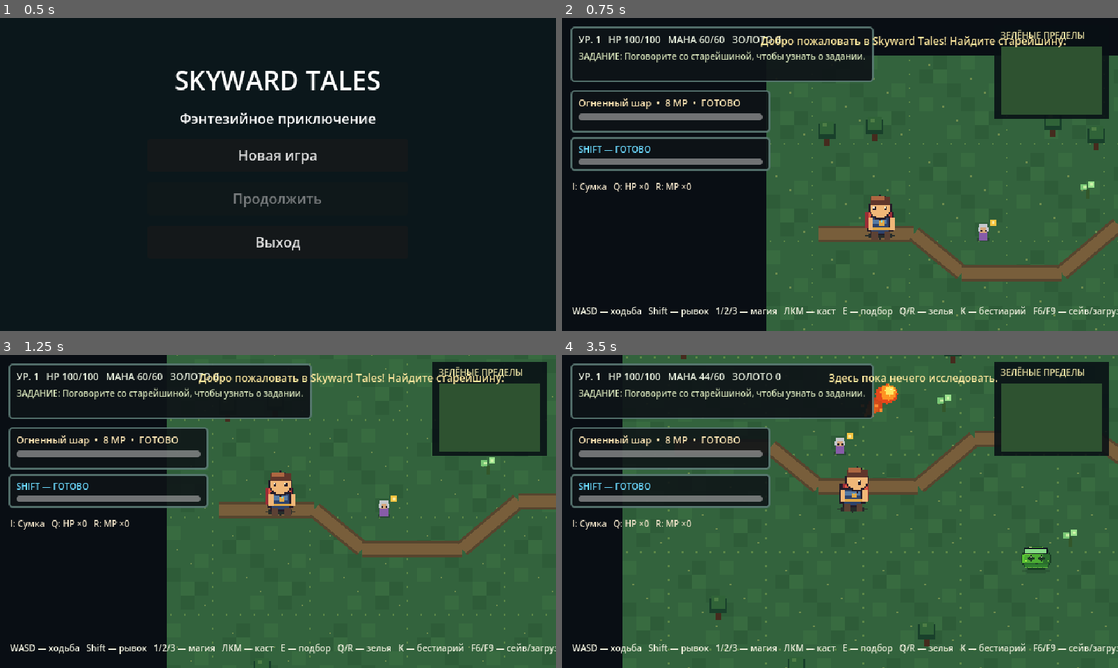
Above: before the commit, frames 1-4 (two rows, left to right).
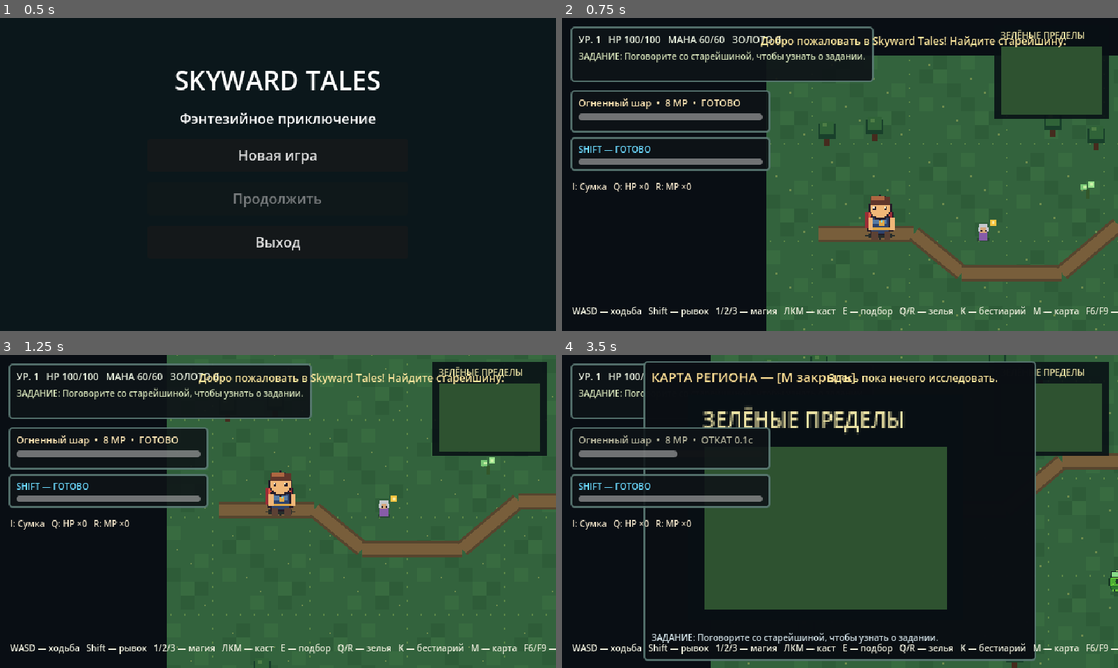
Above: after the commit, the same moments.

Repository: DoctorStrangeSH/Skyward-Tales
Game: Godot game, scene res://scenes/title_menu.tscn
The game is run twice, just before and just after one commit, with the same random seed, the same clock (stepped at 60 frames per second) and the same inputs.
Inputs (mouse positions are in pixels of both pictures, inside the frame that each line leads up to):
- Up to frame 1 (0.5 s): no input
- Up to frame 2 (0.75 s): click "Новая игра" at 0.5 s
- Up to frame 3 (1.25 s): no input
- Up to frame 4 (3.5 s): tap Enter at 1.25 s; move the mouse to (962, 495) at 1.27 s; hold D (move_right) 1.28-2.03 s; tap M at 1.35, 2.3, 3.05 s; click (962, 495) at 1.42 s; move the mouse to (728, 527) at 2.02 s; hold S (move_down) 2.03-2.78 s; click (728, 527) at 2.1 s; move the mouse to (895, 442) at 2.77 s; hold D (move_right) from 2.78 s (still down); hold E (interact) from 2.78 s (still down); click (895, 442) at 2.92 s

Frame 1 is identical in both runs. In frame 2, 0.2% of the frame differs, in the area x 85-100%, y 92-96%; in frame 3, 0.2%; in frame 4, 45%, in the area x 3-100%, y 0-100%.
Error in both runs: Trying to assign an array of type "Array" to a variable of type "Array[Vector2]". (res://scripts/world_minimap.gd:32)

Commit message:
feat: add full region map with quest information and pause controls

Diff:
--- a/scripts/hud.gd
+++ b/scripts/hud.gd
@@ -37,6 +37,10 @@
 var bestiary_list: VBoxContainer
 var bestiary_visible: bool = false
 var minimap: WorldMinimap
+var world_map_panel: PanelContainer
+var world_map: WorldMinimap
+var world_map_quest: Label
+var world_map_visible: bool = false
 var message_time: float = 0.0
 var dialogue_visible: bool = false
 
@@ -64,6 +68,28 @@
 	minimap = preload("res://scripts/world_minimap.gd").new() as WorldMinimap
 	minimap.position = Vector2(498, 8)
 	root.add_child(minimap)
+
+	world_map_panel = PanelContainer.new()
+	world_map_panel.position = Vector2(94, 7)
+	world_map_panel.custom_minimum_size = Vector2(452, 345)
+	world_map_panel.mouse_filter = Control.MOUSE_FILTER_STOP
+	world_map_panel.add_theme_stylebox_override("panel", _panel_style(Color(0.04, 0.055, 0.075, 0.99)))
+	root.add_child(world_map_panel)
+	var map_box := VBoxContainer.new()
+	map_box.add_theme_constant_override("separation", 7)
+	world_map_panel.add_child(map_box)
+	map_box.add_child(_make_label("КАРТА РЕГИОНА — [M закрыть]", 15, Color(0.99, 0.87, 0.58)))
+	var map_canvas := Control.new()
+	map_canvas.custom_minimum_size = Vector2(428, 268)
+	map_box.add_child(map_canvas)
+	world_map = preload("res://scripts/world_minimap.gd").new() as WorldMinimap
+	world_map.position = Vector2(42, 3)
+	world_map.scale = Vector2(2.4, 2.4)
+	map_canvas.add_child(world_map)
+	world_map_quest = _make_label("Задание: исследуйте мир.", 10, Color(0.83, 0.89, 0.91))
+	world_map_quest.autowrap_mode = TextServer.AUTOWRAP_WORD_SMART
+	map_box.add_child(world_map_quest)
+	world_map_panel.visible = false
 
 	# Compact battle information, without introducing mouse-blocking controls.
 	var spell_panel := PanelContainer.new()
@@ -239,6 +265,11 @@
 			message_label.text = ""
 
 func _unhandled_input(event: InputEvent) -> void:
+	if world_map_visible:
+		if event is InputEventKey and event.pressed and not event.echo and event.keycode == KEY_M:
+			close_world_map()
+			get_viewport().set_input_as_handled()
+		return
 	if defeat_visible or talent_visible or bestiary_visible:
 		return
 	if event.is_action_pressed("pause"):
@@ -257,6 +288,22 @@
 		return
 	get_tree().paused = paused
 	pause_panel.visible = paused
+
+func open_world_map(region: String, hero: Vector2, landmarks: Dictionary, quest: String) -> void:
+	if world_map_visible or defeat_visible or talent_visible:
+		return
+	world_map.update_map(region, hero, landmarks)
+	world_map_quest.text = "ЗАДАНИЕ: " + quest
+	world_map_visible = true
+	world_map_panel.visible = true
+	get_tree().paused = true
+
+func close_world_map() -> void:
+	if not world_map_visible:
+		return
+	world_map_visible = false
+	world_map_panel.visible = false
+	get_tree().paused = false
 
 func toggle_inventory(player: PlayerCharacter) -> void:
 	inventory_open = not inventory_open
@@ -371,6 +418,8 @@
 
 func show_defeat(can_load: bool) -> void:
 	defeat_visible = true
+	if world_map_visible:
+		close_world_map()
 	if bestiary_visible:
 		bestiary_panel.visible = false
 		bestiary_visible = false
--- a/scripts/main.gd
+++ b/scripts/main.gd
@@ -103,13 +103,13 @@
 	_update_minimap()
 	hud.update_dodge(player.dodge_cooldown_left, player.dodge_cooldown, player.dodge_time_left > 0.0)
 	nearby_interactable = _find_nearest_interactable()
-	if hud.dialogue_visible or hud.inventory_open or hud.bestiary_visible:
+	if hud.dialogue_visible or hud.inventory_open or hud.bestiary_visible or hud.world_map_visible:
 		hud.set_prompt("")
 	elif nearby_interactable != null:
 		var prompt := "E — поговорить" if nearby_interactable is WorldNpc else ("E — перейти" if nearby_interactable is RegionGate else ("E — подобрать" if nearby_interactable is WorldLoot else "E — собрать"))
 		hud.set_prompt(prompt)
 	else:
-		hud.set_prompt("WASD — ходьба   Shift — рывок   1/2/3 — магия   ЛКМ — каст   E — подбор   Q/R — зелья   K — бестиарий   F6/F9 — сейв/загрузка")
+		hud.set_prompt("WASD — ходьба   Shift — рывок   1/2/3 — магия   ЛКМ — каст   E — подбор   Q/R — зелья   K — бестиарий   M — карта   F6/F9 — сейв/загрузка")
 
 func _update_minimap() -> void:
 	var region_markers: Dictionary = discovered_landmarks.get(current_region, {})
@@ -149,6 +149,15 @@
 	if game_over or (hud != null and (hud.talent_visible or hud.defeat_visible)):
 		return
 	if event is InputEventKey and event.pressed and not event.echo:
+		if event.keycode == KEY_M and not get_tree().paused and not hud.dialogue_visible:
+			if hud.inventory_open:
+				hud.toggle_inventory(player)
+			if hud.bestiary_visible:
+				hud.toggle_bestiary(bestiary_entries, discovered_enemies)
+			_update_minimap()
+			hud.open_world_map(current_region, player.global_position, discovered_landmarks.get(current_region, {}), quests.get_active_summary())
+			get_viewport().set_input_as_handled()
+			return
 		if event.keycode == KEY_K and not get_tree().paused and not hud.dialogue_visible:
 			if hud.inventory_open:
 				hud.toggle_inventory(player)
--- /dev/null
+++ b/tests/world_map.gd
@@ -0,0 +1,36 @@
+extends SceneTree
+
+func _initialize() -> void:
+	call_deferred("_run")
+
+func _run() -> void:
+	var game: Node2D = load("res://scenes/main.tscn").instantiate()
+	root.add_child(game)
+	await process_frame
+	game.player.global_position = Vector2(250, 205)
+	game._update_minimap()
+	var markers: Dictionary = game.discovered_landmarks.get(game.current_region, {})
+	game.hud.open_world_map(game.current_region, game.player.global_position, markers, game.quests.get_active_summary())
+	if not game.hud.world_map_visible or not game.hud.world_map_panel.visible or not paused:
+		push_error("WORLD MAP TEST: opening did not show the map and pause")
+		quit(1)
+		return
+	if game.hud.world_map.known_landmarks.is_empty() or not game.hud.world_map_quest.text.contains("ЗАДАНИЕ"):
+		push_error("WORLD MAP TEST: known places or quest not displayed")
+		quit(1)
+		return
+	game.hud.close_world_map()
+	if game.hud.world_map_visible or paused:
+		push_error("WORLD MAP TEST: closing did not resume world")
+		quit(1)
+		return
+	game._set_region("moonlit_grove", Vector2(250, 420), false)
+	game._update_minimap()
+	game.hud.open_world_map(game.current_region, game.player.global_position, game.discovered_landmarks.get(game.current_region, {}), game.quests.get_active_summary())
+	if game.hud.world_map.region_id != "moonlit_grove":
+		push_error("WORLD MAP TEST: region change not reflected")
+		quit(1)
+		return
+	game.hud.close_world_map()
+	print("WORLD MAP TEST OK: quest summary, known places, pause/close and region")
+	quit(0)
Not shown, changed: docs/AI_HANDOFF.md
Not shown, changed: docs/ROADMAP.md
